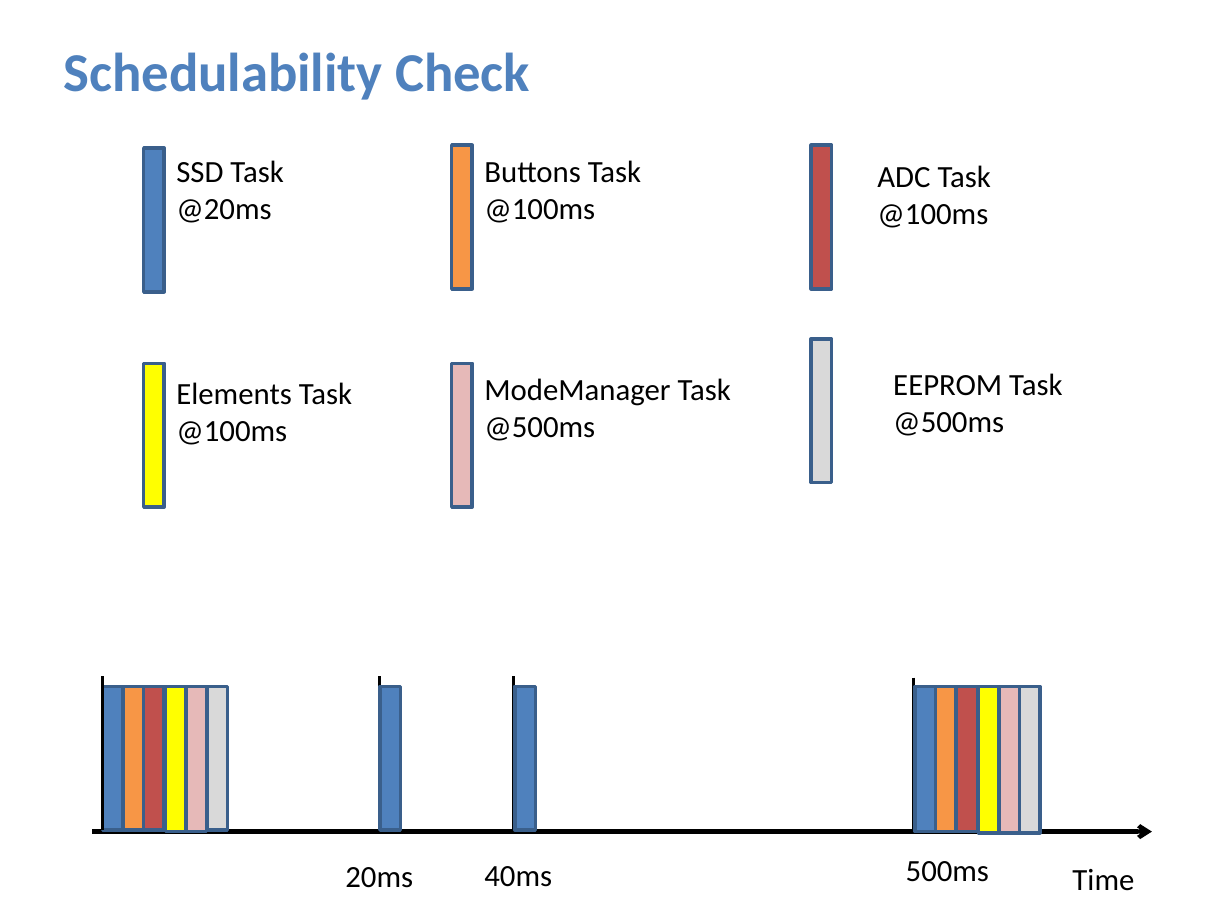
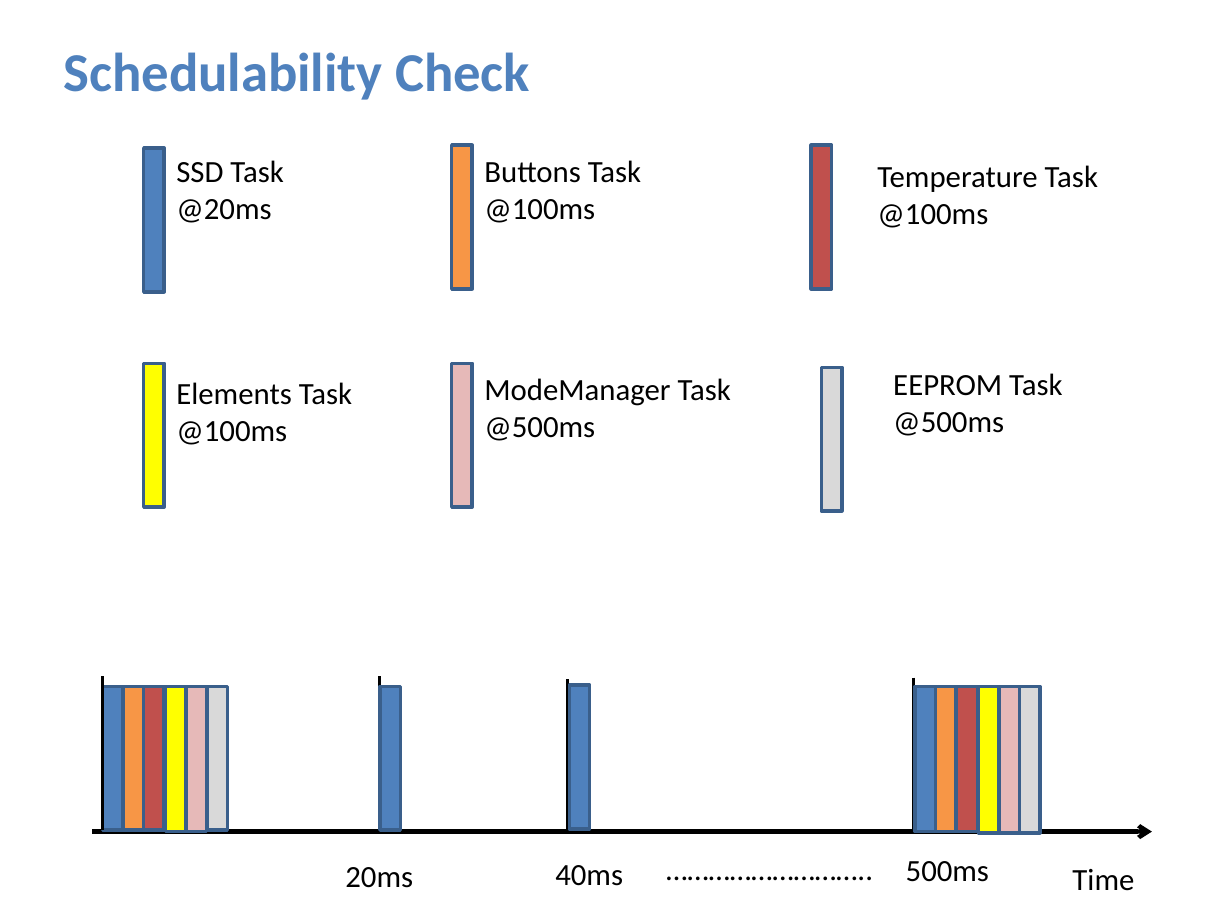
Before and after one commit to Abdelaziz-Sayed-Mohamed/water_heater, a slide deck: slide 4 of WaterHeater.pptx. Drawn at 1232x924 pixels with LibreOffice and Linux fonts; fonts in the diff are those of the drawing. Boxes give left, top, right and bottom in pixels: in the first picture for what was removed or moved away, otherwise in the second. Text is boxed around its words. In the diff, an @@ line names an element or a change of style, - is before the commit and + after.

```diff
--- a/WaterHeater.pptx
+++ b/WaterHeater.pptx
@@ text at (877,165,1098,228): text changed @@
-ADC Task @100ms
+Temperature Task @100ms
@@ rectangle: place and size @@
-rectangle at (811,339,832,483)
+rectangle at (822,367,843,511)
@@ line moved from (514, 676) - (514, 830) to (568, 679) - (568, 833) @@
@@ rectangle: place and size @@
-rectangle at (515,686,536,830)
+rectangle at (569,685,590,829)
@@ text "40ms": place and size @@
-text "40ms" at (484,866,552,887)
+text "40ms" at (555,865,623,886)
@@ text added at (654,843,901,892), 18 pt, text #000000 @@
+………………………..
```
Also in this commit, not shown: 5 other slides changed.
